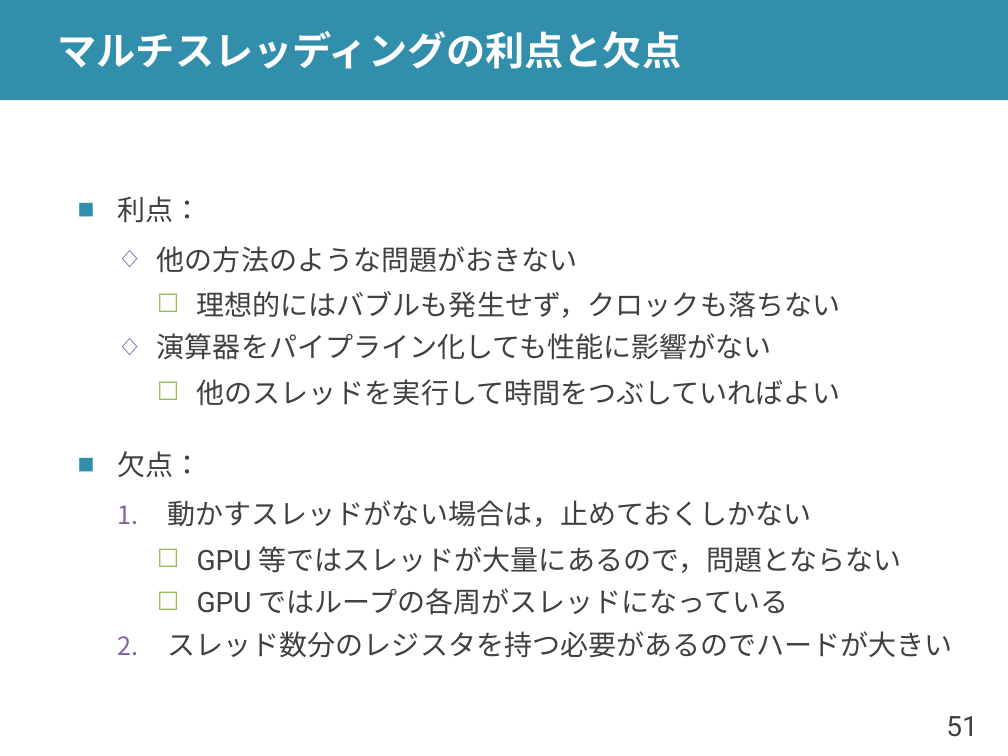
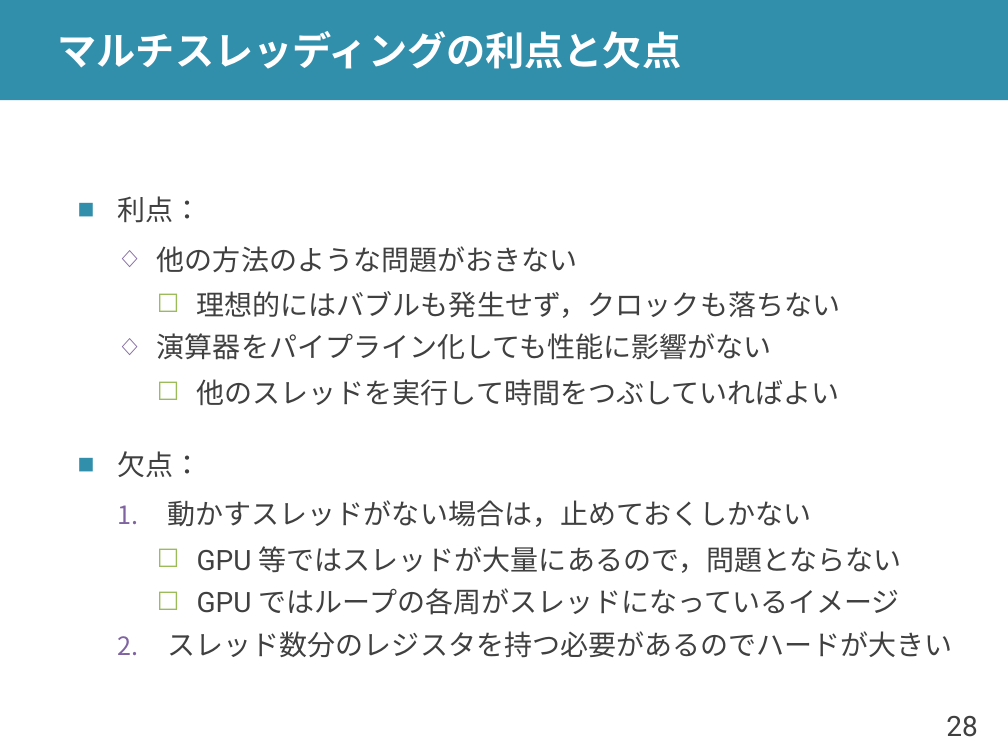
Before and after one commit to shioyadan/advanced-computer-organization, a slide deck: slide 28 of aco-shioya-05.pptx (slide 51 before the commit). Drawn at 1008x756 pixels with LibreOffice and Linux fonts; fonts in the diff are those of the drawing. Boxes give left, top, right and bottom in pixels: in the first picture for what was removed or moved away, otherwise in the second. Text is boxed around its words. In the diff, an @@ line names an element or a change of style, - is before the commit and + after.

```diff
--- a/aco-shioya-05.pptx
+++ b/aco-shioya-05.pptx
@@ text at bbox=[197, 588, 900, 615]: text changed @@
-    ☐ GPU ではループの各周がスレッドになっている
+    ☐ GPU ではループの各周がスレッドになっているイメージ
@@ page number at bbox=[946, 716, 977, 737]: text changed @@
-51
+28
```
Also in this commit, not shown: 7 other slides changed, 20 slides added, 22 slides removed, 3 other files.
